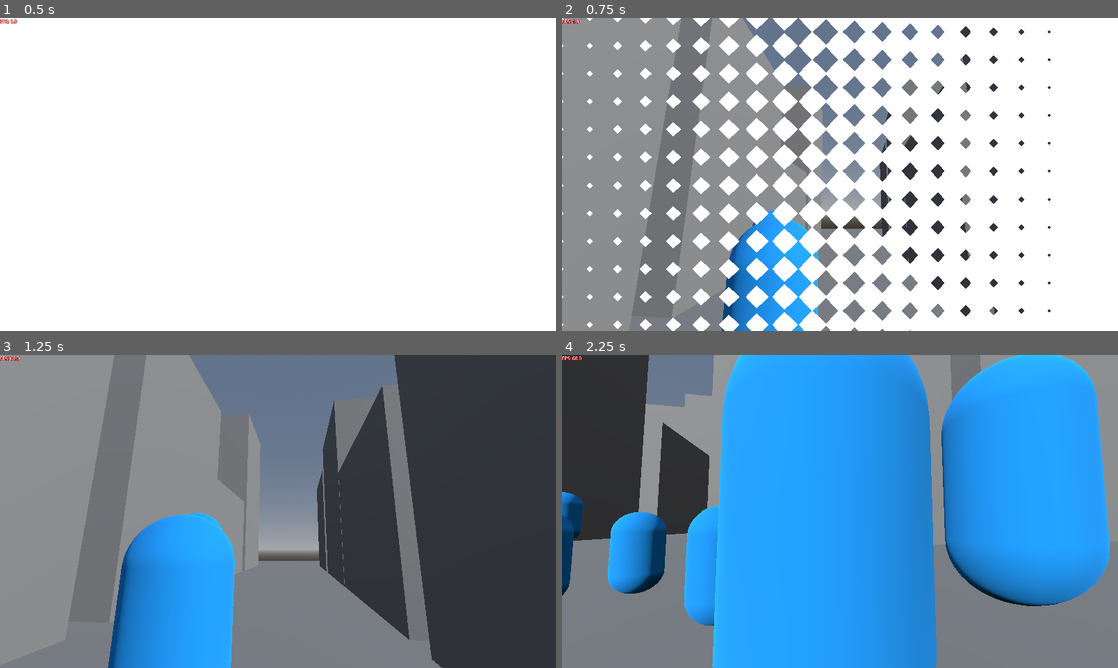
Above: before the commit, frames 1-4 (two rows, left to right).
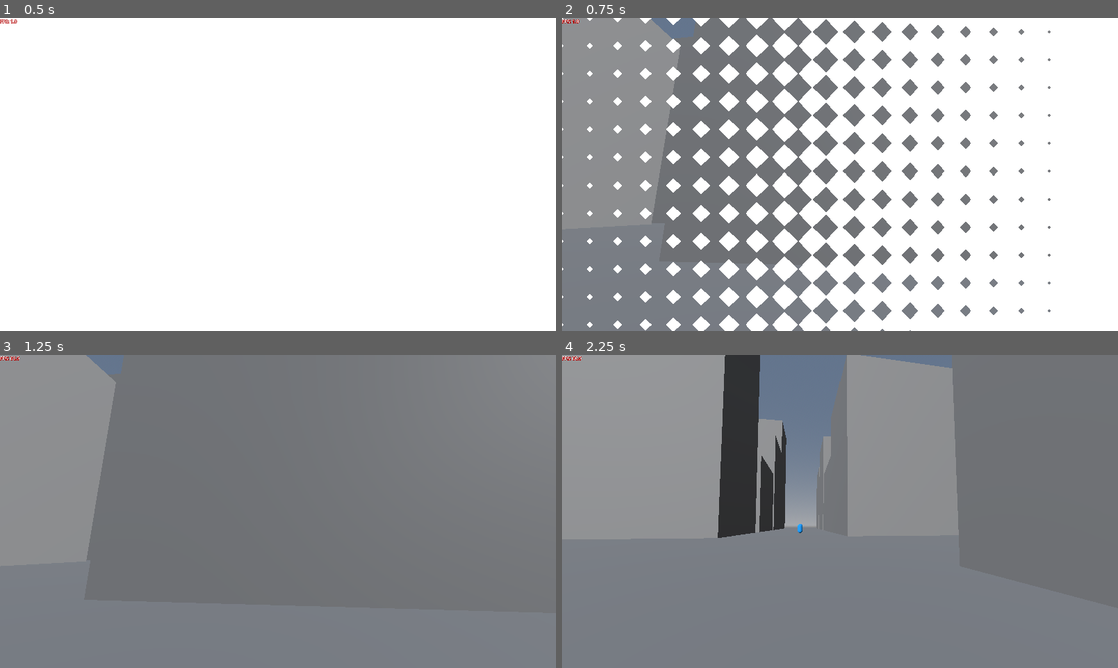
Above: after the commit, the same moments.

Repository: Cami-Cat/Vice
Game: Godot game, scene res://Scenes/Core/GameCore/game_core.tscn
Two runs of this game, one before a commit and one after it. Both use one fixed random seed, a clock stepped at 60 frames per second and the inputs below.
Inputs (mouse positions are in pixels of both pictures, inside the frame that each line leads up to):
- Up to frame 1 (0.5 s): no input
- Up to frame 2 (0.75 s): move the mouse to (962, 158) at 0.52 s; hold D (Strafe_Right) from 0.53 s (still down); click (962, 158) at 0.6 s
- Up to frame 3 (1.25 s): keep holding D (Strafe_Right)
- Up to frame 4 (2.25 s): move the mouse to (812, 511) at 1.27 s; release D (Strafe_Right) at 1.28 s; hold W (Walk_Forward) from 1.28 s (still down); right-click (812, 511) at 1.35 s; move the mouse to (851, 505) at 2.02 s; click (851, 505) at 2.1 s

Frame 1 is identical in both runs. In frame 2, 15% of the frame differs, in the area x 15-88%, y 0-100%; in frame 3, 57%; in frame 4, 78%, in the area x 0-100%, y 0-100%.

Commit message:
Added hunter shooting, hunting and aiming logic and added alert logic.

Diff:
--- a/template/Scenes/Character/Pawn.tscn
+++ b/template/Scenes/Character/Pawn.tscn
@@ -35,6 +35,7 @@
 
 [node name="PawnAI" type="Node3D" parent="." unique_id=1061600076]
 script = ExtResource("4_dvtaj")
+ai_type = 1
 
 [node name="NavigationAgent3D" type="NavigationAgent3D" parent="PawnAI" unique_id=1179384991]
 path_height_offset = 0.45
--- a/template/Scenes/Character/pawn_ai.gd
+++ b/template/Scenes/Character/pawn_ai.gd
@@ -8,36 +8,75 @@
 
 @export var ai_walk_speed : float = 2.0
 @export var max_idle_time : float = 15.0
-
 @onready var navigation_agent_3d: NavigationAgent3D = $NavigationAgent3D
 @onready var pawn : Pawn = self.get_parent()
+
 var should_navigate : bool = true
 var just_idled : bool = false
+var alerted : bool = false
+var is_shooting : bool = false
 
-enum BEHAVIOUR {IDLE, WALK, FLEE}
+var player_raycast : RayCast3D
+
+enum AI_TYPE {CITIZEN, HUNTER}
+@export var ai_type : AI_TYPE
+
+enum BEHAVIOUR {IDLE, WALK, FLEE, HUNTING, AIMING}
 var current_behaviour : BEHAVIOUR
 
 func _init() -> void:
 	idle_timeout.connect(choose_next_behaviour)
 	behaviour_chosen.connect(_do_behaviour)
+	_construct_raycast()
 	return
 
 func choose_next_behaviour() -> void:
 	if pawn.is_dead : return
 	current_behaviour = BEHAVIOUR.IDLE
-	if !just_idled:
-		current_behaviour = randi_range(0, 1) as BEHAVIOUR
-	else:
-		just_idled = false
-		current_behaviour = BEHAVIOUR.WALK
+	match ai_type:
+		AI_TYPE.CITIZEN:
+			if !just_idled:
+				current_behaviour = randi_range(0, 1) as BEHAVIOUR
+			else:
+				just_idled = false
+				if alerted:
+					current_behaviour = BEHAVIOUR.FLEE
+				else:
+					current_behaviour = BEHAVIOUR.WALK
+		AI_TYPE.HUNTER:
+			if !just_idled:
+				current_behaviour = randi_range(0, 1) as BEHAVIOUR
+			else:
+				just_idled = false
+				if alerted:
+					current_behaviour = BEHAVIOUR.HUNTING
+				else:
+					current_behaviour = BEHAVIOUR.WALK
+
 	behaviour_chosen.emit()
 	return
+
+func _construct_raycast() -> void:
+	player_raycast = RayCast3D.new()
+	player_raycast.position.y += 1.5
+	add_child(player_raycast)
+	return
+
+func _can_see_player_pawn() -> bool:
+	var player_pawn : Pawn = GVar.player_controller.possessed_pawn
+	var direction = (player_pawn.global_position - pawn.global_position).normalized()
+	player_raycast.target_position = direction * 20.0
+	if player_raycast.is_colliding():
+		if player_raycast.get_collider() != player_pawn: return false
+		return true
+	return false
 
 func _ready() -> void:
 	navigation_agent_3d.navigation_finished.connect(choose_next_behaviour)
 	pawn.is_possessed.connect(_pause_ai)
 	pawn.is_unpossessed.connect(_unpause_ai)
 	just_idled = true
+	await get_tree().create_timer(0.5).timeout
 	choose_next_behaviour()
 	return
 
@@ -73,11 +112,18 @@
 	return random_pos
 
 func _set_target_position() -> void:
+	if !should_navigate : return
+	if current_behaviour == BEHAVIOUR.HUNTING:
+		navigation_agent_3d.set_target_position(GVar.player_controller.possessed_pawn.global_position)
+		return
 	navigation_agent_3d.set_target_position(_get_random_position_in_world())
 	return
 
 func _go_to_target_position() -> void:
 	if pawn.is_dead : return
+	if !should_navigate :
+		pawn.velocity = Vector3.ZERO
+		return
 	var target_position = navigation_agent_3d.get_next_path_position()
 	var local_position = target_position - global_position
 	var direction = (local_position.normalized() * ai_walk_speed)
@@ -89,14 +135,42 @@
 	if pawn.is_dead :
 		pawn.velocity = Vector3.ZERO
 		return
-	if !should_navigate : return
-	if current_behaviour == BEHAVIOUR.WALK || current_behaviour == BEHAVIOUR.FLEE:
+	elif current_behaviour == BEHAVIOUR.HUNTING:
+		if _can_see_player_pawn():
+			current_behaviour = BEHAVIOUR.AIMING
+		else:
+			_set_target_position()
+	elif current_behaviour == BEHAVIOUR.AIMING:
+		_aim_at_player()
+	if !should_navigate: return
+	elif current_behaviour == BEHAVIOUR.WALK || current_behaviour == BEHAVIOUR.FLEE || current_behaviour == BEHAVIOUR.HUNTING:
 		_go_to_target_position()
 
+func _aim_at_player() -> void:
+	if _can_see_player_pawn():
+		should_navigate = false
+		if is_shooting : return
+		is_shooting = true
+		await _shoot_at_player()
+	else:
+		current_behaviour == BEHAVIOUR.HUNTING
+		should_navigate = true
+		is_shooting = false
+
+func _shoot_at_player() -> void:
+	# Aiming cooldown
+	await get_tree().create_timer(randf_range(1.0, 2.5)).timeout
+	if player_raycast.is_colliding() && player_raycast.get_collider() is Pawn:
+		player_raycast.get_collider().die()
+		# Shooting cooldown
+		await get_tree().create_timer(randf_range(1.5, 3.5)).timeout
+		is_shooting = false
 
 func _on_navigation_agent_3d_velocity_computed(safe_velocity: Vector3) -> void:
 	if pawn.is_dead : return
-	if !should_navigate : return
+	if !should_navigate :
+		pawn.velocity = Vector3.ZERO
+		return
 	pawn.velocity = pawn.velocity.move_toward(safe_velocity, 0.75)
 	pawn.move_and_slide()
 	return
--- a/template/Scenes/World/city_3d.tscn
+++ b/template/Scenes/World/city_3d.tscn
@@ -629,223 +629,13 @@
 [node name="NPCs" type="Node3D" parent="Pawns" index="2" unique_id=568707460]
 
 [node name="Pawn" parent="Pawns/NPCs" index="0" unique_id=840618511 instance=ExtResource("2_fu27m")]
-transform = Transform3D(1, 0, 0, 0, 1, 0, 0, 0, 1, 3.2327151, 5.479617, 0)
+transform = Transform3D(1, 0, 0, 0, 1, 0, 0, 0, 1, -20.982899, 0.013174534, 0)
 
 [node name="Pawn2" parent="Pawns/NPCs" index="1" unique_id=1564022671 instance=ExtResource("2_fu27m")]
-transform = Transform3D(1, 0, 0, 0, 1, 0, 0, 0, 1, 5.1229486, 0, -1.5513978)
+transform = Transform3D(1, 0, 0, 0, 1, 0, 0, 0, 1, 5.1229486, 0, -31.959785)
 
 [node name="Pawn3" parent="Pawns/NPCs" index="2" unique_id=716919467 instance=ExtResource("2_fu27m")]
-transform = Transform3D(1, 0, 0, 0, 1, 0, 0, 0, 1, 7.1416063, 0, 0)
+transform = Transform3D(1, 0, 0, 0, 1, 0, 0, 0, 1, 47.48293, 0, 0)
 
 [node name="Pawn4" parent="Pawns/NPCs" index="3" unique_id=419615921 instance=ExtResource("2_fu27m")]
-transform = Transform3D(1, 0, 0, 0, 1, 0, 0, 0, 1, 3.5139356, 0, 0)
-
-[node name="Pawn5" parent="Pawns/NPCs" index="4" unique_id=2047205436 instance=ExtResource("2_fu27m")]
-transform = Transform3D(1, 0, 0, 0, 1, 0, 0, 0, 1, 16.63787, 0, 0)
-
-[node name="Pawn6" parent="Pawns/NPCs" index="5" unique_id=1576648084 instance=ExtResource("2_fu27m")]
-transform = Transform3D(1, 0, 0, 0, 1, 0, 0, 0, 1, 5.1229486, 0, 4.8763843)
-
-[node name="Pawn7" parent="Pawns/NPCs" index="6" unique_id=2107696792 instance=ExtResource("2_fu27m")]
-transform = Transform3D(1, 0, 0, 0, 1, 0, 0, 0, 1, 5.1229486, 0, -6.730003)
-
-[node name="Pawn8" parent="Pawns/NPCs" index="7" unique_id=812745628 instance=ExtResource("2_fu27m")]
-transform = Transform3D(1, 0, 0, 0, 1, 0, 0, 0, 1, 5.1229486, 0, -4.9856133)
-
-[node name="Pawn9" parent="Pawns/NPCs" index="8" unique_id=512197662 instance=ExtResource("2_fu27m")]
-transform = Transform3D(1, 0, 0, 0, 1, 0, 0, 0, 1, 5.1229486, 0, 2.7828813)
-
-[node name="Pawn10" parent="Pawns/NPCs" index="9" unique_id=540683031 instance=ExtResource("2_fu27m")]
-transform = Transform3D(1, 0, 0, 0, 1, 0, 0, 0, 1, -2.5493507, 0, 0)
-
-[node name="Pawn11" parent="Pawns/NPCs" index="10" unique_id=410735657 instance=ExtResource("2_fu27m")]
-transform = Transform3D(1, 0, 0, 0, 1, 0, 0, 0, 1, 0.054900646, 0, 0)
-
-[node name="Pawn12" parent="Pawns/NPCs" index="11" unique_id=782565244 instance=ExtResource("2_fu27m")]
-transform = Transform3D(1, 0, 0, 0, 1, 0, 0, 0, 1, 13.651395, 0, 0)
-
-[node name="Pawn13" parent="Pawns/NPCs" index="12" unique_id=346067031 instance=ExtResource("2_fu27m")]
-transform = Transform3D(1, 0, 0, 0, 1, 0, 0, 0, 1, 10.646225, 0, 0)
-
-[node name="Pawn14" parent="Pawns/NPCs" index="13" unique_id=150056437 instance=ExtResource("2_fu27m")]
-transform = Transform3D(1, 0, 0, 0, 1, 0, 0, 0, 1, 5.1229486, 0, 1.2228866)
-
-[node name="Pawn15" parent="Pawns/NPCs" index="14" unique_id=237494826 instance=ExtResource("2_fu27m")]
-transform = Transform3D(1, 0, 0, 0, 1, 0, 0, 0, 1, 7.1416063, 0, 0)
-
-[node name="Pawn16" parent="Pawns/NPCs" index="15" unique_id=1323476747 instance=ExtResource("2_fu27m")]
-transform = Transform3D(1, 0, 0, 0, 1, 0, 0, 0, 1, 3.5139356, 0, 0)
-
-[node name="Pawn17" parent="Pawns/NPCs" index="16" unique_id=1836975547 instance=ExtResource("2_fu27m")]
-transform = Transform3D(1, 0, 0, 0, 1, 0, 0, 0, 1, 16.63787, 0, 0)
-
-[node name="Pawn18" parent="Pawns/NPCs" index="17" unique_id=781029100 instance=ExtResource("2_fu27m")]
-transform = Transform3D(1, 0, 0, 0, 1, 0, 0, 0, 1, 5.1229486, 0, 4.8763843)
-
-[node name="Pawn19" parent="Pawns/NPCs" index="18" unique_id=647915855 instance=ExtResource("2_fu27m")]
-transform = Transform3D(1, 0, 0, 0, 1, 0, 0, 0, 1, 5.1229486, 0, -6.730003)
-
-[node name="Pawn20" parent="Pawns/NPCs" index="19" unique_id=1806443172 instance=ExtResource("2_fu27m")]
-transform = Transform3D(1, 0, 0, 0, 1, 0, 0, 0, 1, 5.1229486, 0, -4.9856133)
-
-[node name="Pawn21" parent="Pawns/NPCs" index="20" unique_id=1437152044 instance=ExtResource("2_fu27m")]
-transform = Transform3D(1, 0, 0, 0, 1, 0, 0, 0, 1, 5.1229486, 0, 2.7828813)
-
-[node name="Pawn22" parent="Pawns/NPCs" index="21" unique_id=471509306 instance=ExtResource("2_fu27m")]
-transform = Transform3D(1, 0, 0, 0, 1, 0, 0, 0, 1, -2.5493507, 0, 0)
-
-[node name="Pawn23" parent="Pawns/NPCs" index="22" unique_id=1699564528 instance=ExtResource("2_fu27m")]
-transform = Transform3D(1, 0, 0, 0, 1, 0, 0, 0, 1, 0.054900646, 0, 0)
-
-[node name="Pawn24" parent="Pawns/NPCs" index="23" unique_id=220508879 instance=ExtResource("2_fu27m")]
-transform = Transform3D(1, 0, 0, 0, 1, 0, 0, 0, 1, 13.651395, 0, 0)
-
-[node name="Pawn25" parent="Pawns/NPCs" index="24" unique_id=1377900348 instance=ExtResource("2_fu27m")]
-transform = Transform3D(1, 0, 0, 0, 1, 0, 0, 0, 1, 10.646225, 0, 0)
-
-[node name="Pawn26" parent="Pawns/NPCs" index="25" unique_id=622884489 instance=ExtResource("2_fu27m")]
-transform = Transform3D(1, 0, 0, 0, 1, 0, 0, 0, 1, 5.1229486, 0, 1.2228866)
-
-[node name="Pawn27" parent="Pawns/NPCs" index="26" unique_id=404197625 instance=ExtResource("2_fu27m")]
-transform = Transform3D(1, 0, 0, 0, 1, 0, 0, 0, 1, 3.5139356, 0, 0)
-
-[node name="Pawn28" parent="Pawns/NPCs" index="27" unique_id=2127745621 instance=ExtResource("2_fu27m")]
-transform = Transform3D(1, 0, 0, 0, 1, 0, 0, 0, 1, 16.63787, 0, 0)
-
-[node name="Pawn29" parent="Pawns/NPCs" index="28" unique_id=1829082676 instance=ExtResource("2_fu27m")]
-transform = Transform3D(1, 0, 0, 0, 1, 0, 0, 0, 1, 5.1229486, 0, 4.8763843)
-
-[node name="Pawn30" parent="Pawns/NPCs" index="29" unique_id=1562535234 instance=ExtResource("2_fu27m")]
-transform = Transform3D(1, 0, 0, 0, 1, 0, 0, 0, 1, 5.1229486, 0, -6.730003)
-
-[node name="Pawn31" parent="Pawns/NPCs" index="30" unique_id=1125504163 instance=ExtResource("2_fu27m")]
-transform = Transform3D(1, 0, 0, 0, 1, 0, 0, 0, 1, 5.1229486, 0, -4.9856133)
-
-[node name="Pawn32" parent="Pawns/NPCs" index="31" unique_id=828037906 instance=ExtResource("2_fu27m")]
-transform = Transform3D(1, 0, 0, 0, 1, 0, 0, 0, 1, 5.1229486, 0, 2.7828813)
-
-[node name="Pawn33" parent="Pawns/NPCs" index="32" unique_id=398633395 instance=ExtResource("2_fu27m")]
-transform = Transform3D(1, 0, 0, 0, 1, 0, 0, 0, 1, -2.5493507, 0, 0)
-
-[node name="Pawn34" parent="Pawns/NPCs" index="33" unique_id=1626275172 instance=ExtResource("2_fu27m")]
-transform = Transform3D(1, 0, 0, 0, 1, 0, 0, 0, 1, 0.054900646, 0, 0)
-
-[node name="Pawn35" parent="Pawns/NPCs" index="34" unique_id=1267962787 instance=ExtResource("2_fu27m")]
-transform = Transform3D(1, 0, 0, 0, 1, 0, 0, 0, 1, 13.651395, 0, 0)
-
-[node name="Pawn36" parent="Pawns/NPCs" index="35" unique_id=1809177668 instance=ExtResource("2_fu27m")]
-transform = Transform3D(1, 0, 0, 0, 1, 0, 0, 0, 1, 10.646225, 0, 0)
-
-[node name="Pawn37" parent="Pawns/NPCs" index="36" unique_id=1881860164 instance=ExtResource("2_fu27m")]
-transform = Transform3D(1, 0, 0, 0, 1, 0, 0, 0, 1, 5.1229486, 0, 1.2228866)
-
-[node name="Pawn38" parent="Pawns/NPCs" index="37" unique_id=649718972 instance=ExtResource("2_fu27m")]
-transform = Transform3D(1, 0, 0, 0, 1, 0, 0, 0, 1, 3.2327151, 12.615665, 2.9720263)
-
-[node name="Pawn39" parent="Pawns/NPCs" index="38" unique_id=566065832 instance=ExtResource("2_fu27m")]
-transform = Transform3D(1, 0, 0, 0, 1, 0, 0, 0, 1, 5.1229486, 7.1360483, 1.4206285)
-
-[node name="Pawn40" parent="Pawns/NPCs" index="39" unique_id=1612518845 instance=ExtResource("2_fu27m")]
-transform = Transform3D(1, 0, 0, 0, 1, 0, 0, 0, 1, 7.1416063, 7.1360483, 2.9720263)
-
-[node name="Pawn41" parent="Pawns/NPCs" index="40" unique_id=498135244 instance=ExtResource("2_fu27m")]
-transform = Transform3D(1, 0, 0, 0, 1, 0, 0, 0, 1, 3.5139356, 7.1360483, 2.9720263)
-
-[node name="Pawn42" parent="Pawns/NPCs" index="41" unique_id=1582207790 instance=ExtResource("2_fu27m")]
-transform = Transform3D(1, 0, 0, 0, 1, 0, 0, 0, 1, 16.63787, 7.1360483, 2.9720263)
-
-[node name="Pawn43" parent="Pawns/NPCs" index="42" unique_id=1376026847 instance=ExtResource("2_fu27m")]
-transform = Transform3D(1, 0, 0, 0, 1, 0, 0, 0, 1, 5.1229486, 7.1360483, 7.8484106)
-
-[node name="Pawn44" parent="Pawns/NPCs" index="43" unique_id=1036343125 instance=ExtResource("2_fu27m")]
-transform = Transform3D(1, 0, 0, 0, 1, 0, 0, 0, 1, 5.1229486, 7.1360483, -3.7579765)
-
-[node name="Pawn45" parent="Pawns/NPCs" index="44" unique_id=1212184420 instance=ExtResource("2_fu27m")]
-transform = Transform3D(1, 0, 0, 0, 1, 0, 0, 0, 1, 5.1229486, 7.1360483, -2.013587)
-
-[node name="Pawn46" parent="Pawns/NPCs" index="45" unique_id=212769080 instance=ExtResource("2_fu27m")]
-transform = Transform3D(1, 0, 0, 0, 1, 0, 0, 0, 1, 5.1229486, 7.1360483, 5.7549076)
-
-[node name="Pawn47" parent="Pawns/NPCs" index="46" unique_id=1702252527 instance=ExtResource("2_fu27m")]
-transform = Transform3D(1, 0, 0, 0, 1, 0, 0, 0, 1, -2.5493507, 7.1360483, 2.9720263)
-
-[node name="Pawn48" parent="Pawns/NPCs" index="47" unique_id=318047638 instance=ExtResource("2_fu27m")]
-transform = Transform3D(1, 0, 0, 0, 1, 0, 0, 0, 1, 0.054900646, 7.1360483, 2.9720263)
-
-[node name="Pawn49" parent="Pawns/NPCs" index="48" unique_id=1494817992 instance=ExtResource("2_fu27m")]
-transform = Transform3D(1, 0, 0, 0, 1, 0, 0, 0, 1, 13.651395, 7.1360483, 2.9720263)
-
-[node name="Pawn50" parent="Pawns/NPCs" index="49" unique_id=1001602751 instance=ExtResource("2_fu27m")]
-transform = Transform3D(1, 0, 0, 0, 1, 0, 0, 0, 1, 10.646225, 7.1360483, 2.9720263)
-
-[node name="Pawn51" parent="Pawns/NPCs" index="50" unique_id=1251939441 instance=ExtResource("2_fu27m")]
-transform = Transform3D(1, 0, 0, 0, 1, 0, 0, 0, 1, 5.1229486, 7.1360483, 4.194913)
-
-[node name="Pawn52" parent="Pawns/NPCs" index="51" unique_id=691524669 instance=ExtResource("2_fu27m")]
-transform = Transform3D(1, 0, 0, 0, 1, 0, 0, 0, 1, 7.1416063, 7.1360483, 2.9720263)
-
-[node name="Pawn53" parent="Pawns/NPCs" index="52" unique_id=1692668531 instance=ExtResource("2_fu27m")]
-transform = Transform3D(1, 0, 0, 0, 1, 0, 0, 0, 1, 3.5139356, 7.1360483, 2.9720263)
-
-[node name="Pawn54" parent="Pawns/NPCs" index="53" unique_id=1343619649 instance=ExtResource("2_fu27m")]
-transform = Transform3D(1, 0, 0, 0, 1, 0, 0, 0, 1, 16.63787, 7.1360483, 2.9720263)
-
-[node name="Pawn55" parent="Pawns/NPCs" index="54" unique_id=573047540 instance=ExtResource("2_fu27m")]
-transform = Transform3D(1, 0, 0, 0, 1, 0, 0, 0, 1, 5.1229486, 7.1360483, 7.8484106)
-
-[node name="Pawn56" parent="Pawns/NPCs" index="55" unique_id=1151932126 instance=ExtResource("2_fu27m")]
-transform = Transform3D(1, 0, 0, 0, 1, 0, 0, 0, 1, 5.1229486, 7.1360483, -3.7579765)
-
-[node name="Pawn57" parent="Pawns/NPCs" index="56" unique_id=903552443 instance=ExtResource("2_fu27m")]
-transform = Transform3D(1, 0, 0, 0, 1, 0, 0, 0, 1, 5.1229486, 7.1360483, -2.013587)
-
-[node name="Pawn58" parent="Pawns/NPCs" index="57" unique_id=1898221117 instance=ExtResource("2_fu27m")]
-transform = Transform3D(1, 0, 0, 0, 1, 0, 0, 0, 1, 5.1229486, 7.1360483, 5.7549076)
-
-[node name="Pawn59" parent="Pawns/NPCs" index="58" unique_id=1272402777 instance=ExtResource("2_fu27m")]
-transform = Transform3D(1, 0, 0, 0, 1, 0, 0, 0, 1, -2.5493507, 7.1360483, 2.9720263)
-
-[node name="Pawn60" parent="Pawns/NPCs" index="59" unique_id=120564356 instance=ExtResource("2_fu27m")]
-transform = Transform3D(1, 0, 0, 0, 1, 0, 0, 0, 1, 0.054900646, 7.1360483, 2.9720263)
-
-[node name="Pawn61" parent="Pawns/NPCs" index="60" unique_id=108932362 instance=ExtResource("2_fu27m")]
-transform = Transform3D(1, 0, 0, 0, 1, 0, 0, 0, 1, 13.651395, 7.1360483, 2.9720263)
-
-[node name="Pawn62" parent="Pawns/NPCs" index="61" unique_id=451191396 instance=ExtResource("2_fu27m")]
-transform = Transform3D(1, 0, 0, 0, 1, 0, 0, 0, 1, 10.646225, 7.1360483, 2.9720263)
-
-[node name="Pawn63" parent="Pawns/NPCs" index="62" unique_id=430446878 instance=ExtResource("2_fu27m")]
-transform = Transform3D(1, 0, 0, 0, 1, 0, 0, 0, 1, 5.1229486, 7.1360483, 4.194913)
-
-[node name="Pawn64" parent="Pawns/NPCs" index="63" unique_id=784308395 instance=ExtResource("2_fu27m")]
-transform = Transform3D(1, 0, 0, 0, 1, 0, 0, 0, 1, 3.5139356, 7.1360483, 2.9720263)
-
-[node name="Pawn65" parent="Pawns/NPCs" index="64" unique_id=801557642 instance=ExtResource("2_fu27m")]
-transform = Transform3D(1, 0, 0, 0, 1, 0, 0, 0, 1, 16.63787, 7.1360483, 2.9720263)
-
-[node name="Pawn66" parent="Pawns/NPCs" index="65" unique_id=1555964158 instance=ExtResource("2_fu27m")]
-transform = Transform3D(1, 0, 0, 0, 1, 0, 0, 0, 1, 5.1229486, 7.1360483, 7.8484106)
-
-[node name="Pawn67" parent="Pawns/NPCs" index="66" unique_id=1127538872 instance=ExtResource("2_fu27m")]
-transform = Transform3D(1, 0, 0, 0, 1, 0, 0, 0, 1, 5.1229486, 7.1360483, -3.7579765)
-
-[node name="Pawn68" parent="Pawns/NPCs" index="67" unique_id=175070668 instance=ExtResource("2_fu27m")]
-transform = Transform3D(1, 0, 0, 0, 1, 0, 0, 0, 1, 5.1229486, 7.1360483, -2.013587)
-
-[node name="Pawn69" parent="Pawns/NPCs" index="68" unique_id=556310417 instance=ExtResource("2_fu27m")]
-transform = Transform3D(1, 0, 0, 0, 1, 0, 0, 0, 1, 5.1229486, 7.1360483, 5.7549076)
-
-[node name="Pawn70" parent="Pawns/NPCs" index="69" unique_id=1619925348 instance=ExtResource("2_fu27m")]
-transform = Transform3D(1, 0, 0, 0, 1, 0, 0, 0, 1, -2.5493507, 7.1360483, 2.9720263)
-
-[node name="Pawn71" parent="Pawns/NPCs" index="70" unique_id=1211834309 instance=ExtResource("2_fu27m")]
-transform = Transform3D(1, 0, 0, 0, 1, 0, 0, 0, 1, 0.054900646, 7.1360483, 2.9720263)
-
-[node name="Pawn72" parent="Pawns/NPCs" index="71" unique_id=1157340354 instance=ExtResource("2_fu27m")]
-transform = Transform3D(1, 0, 0, 0, 1, 0, 0, 0, 1, 13.651395, 7.1360483, 2.9720263)
-
-[node name="Pawn73" parent="Pawns/NPCs" index="72" unique_id=894587848 instance=ExtResource("2_fu27m")]
-transform = Transform3D(1, 0, 0, 0, 1, 0, 0, 0, 1, 10.646225, 7.1360483, 2.9720263)
-
-[node name="Pawn74" parent="Pawns/NPCs" index="73" unique_id=1935137429 instance=ExtResource("2_fu27m")]
-transform = Transform3D(1, 0, 0, 0, 1, 0, 0, 0, 1, 5.1229486, 7.1360483, 4.194913)
+transform = Transform3D(1, 0, 0, 0, 1, 0, 0, 0, 1, 3.5139356, 0, 17.205574)
--- a/template/Scripts/pawn.gd
+++ b/template/Scripts/pawn.gd
@@ -30,6 +30,7 @@
 	return true if _is_possessed else false
 
 func die():
+	print("Gaah I died!")
 	if death_sound:
 		GSound.play_sound(&"SFX",death_sound)
 
@@ -42,7 +43,7 @@
 	add_child(movement_component)
 	add_child(action_component)
 	action_component.mask_action_pressed.connect(toggle_mask)
-	pawn_ai._pause_ai()
+	pawn_ai.queue_free()
 
 func action():
 	var pawn:Pawn = GVar.player_context_raycast.hovered_pawn
